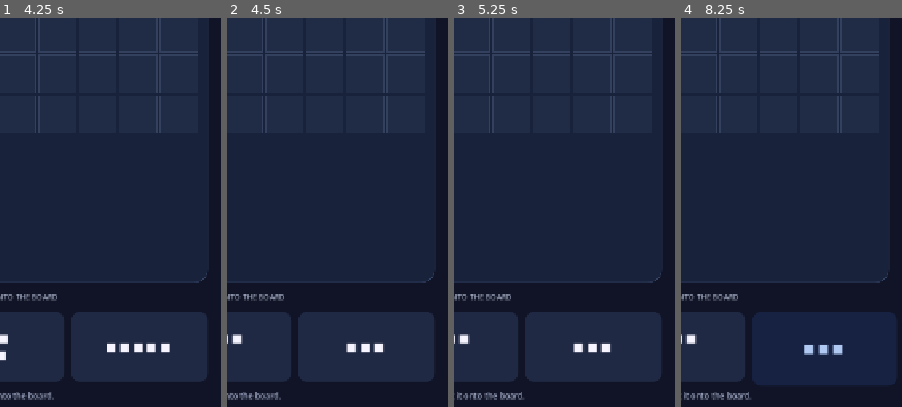
Above: before the commit, frames 1-4 (left to right).
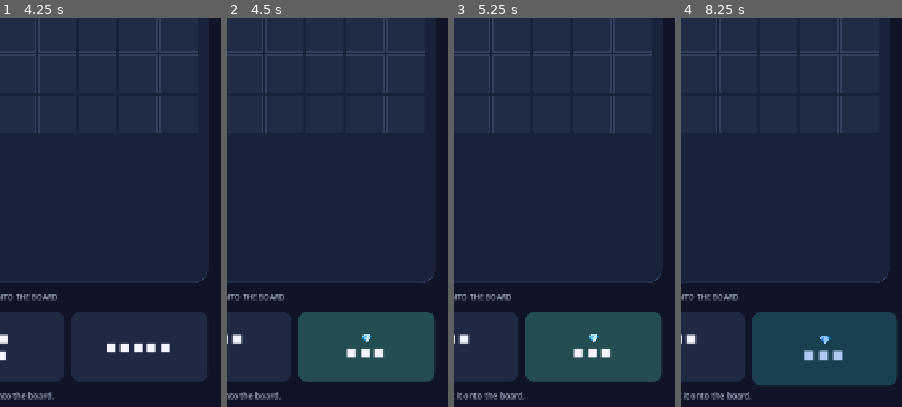
Above: after the commit, the same moments.

Repository: MaheshPawar32/android-game-factory
Game: Godot game, scene res://scenes/home.tscn
Two runs of this game, one before a commit and one after it. Both use one fixed random seed, a clock stepped at 60 frames per second and the inputs below.
Inputs (mouse positions are % of the whole screen's width and height, from its top left):
- Up to frame 1 (4.25 s): click "▶ PLAY" at 0.5 s; click "🏆 CLASSIC Endless high-score …" at 1.25 s; click "⌂" at 2 s; click "▶ PLAY" at 2.75 s; click "🏆 CLASSIC Endless high-score …" at 3.5 s
- Up to frame 2 (4.5 s): click "↻" at 4.25 s
- Up to frame 3 (5.25 s): click "■ ■" at 5 s
- Up to frame 4 (8.25 s): click "■ ■" at 5.75 s; click "■ ■ ■ ■" at 6.5 s; click "■ ■ ■ ■" at 7.25 s; click (82, 92) at 8 s, where only the run before the commit has a clickable "■ ■ ■"
The pictures show only the part of the screen within x 50-100%, y 50-100%; the shares and areas given below are measured in that part.

Frame 1 is identical in both runs. In frame 2, 11% of the frame differs, in the area x 32-94%, y 75-94%; in frame 3, 11%; in frame 4, 12%, in the area x 32-98%, y 75-95%.
Error after the commit: Parse Error: Cannot infer the type of "next_point" variable because the value doesn't have a set type. (res://scripts/engine/special_block_resolver.gd:35)

Commit message:
feat(blockverse): integrate special pieces into classic gameplay

Diff:
--- a/projects/block-puzzle/scripts/main.gd
+++ b/projects/block-puzzle/scripts/main.gd
@@ -3,19 +3,14 @@
 const BoardModel = preload("res://scripts/engine/board_model.gd")
 const PieceGenerator = preload("res://scripts/engine/piece_generator.gd")
 const ScoringRules = preload("res://scripts/engine/scoring_rules.gd")
+const SpecialResolver = preload("res://scripts/engine/special_block_resolver.gd")
 const BoardViewScript = preload("res://scripts/ui/board_view.gd")
-
-const BLOCK_COLORS: Array[Color] = [
-	Color("#20C8D9"), Color("#7657F6"), Color("#FFB547"),
-	Color("#FF658B"), Color("#55D68B"), Color("#62A7FF")
-]
 
 var board: RefCounted
 var generator: RefCounted
 var pieces: Array[Dictionary] = []
 var selected_piece := -1
 var drag_active := false
-var drag_origin := Vector2.ZERO
 var score := 0
 var combo := 0
 var best_score := 0
@@ -33,6 +28,7 @@
 	board = BoardModel.new()
 	generator = PieceGenerator.new()
 	generator.randomize_seed()
+	best_score = int(SaveData.get_value("best_score", 0))
 	_build_ui()
 	_new_game()
 
@@ -74,7 +70,7 @@
 	stats.add_theme_constant_override("separation", 10)
 	layout.add_child(stats)
 	score_label = _stat("SCORE", "0")
-	best_label = _stat("BEST", "0")
+	best_label = _stat("BEST", str(best_score))
 	combo_label = _stat("COMBO", "—")
 	stats.add_child(_stat_card("SCORE", score_label))
 	stats.add_child(_stat_card("BEST", best_label))
@@ -182,7 +178,9 @@
 	tray_buttons.clear()
 	for i in range(pieces.size()):
 		var piece: Dictionary = pieces[i]
-		var button := _button(_piece_text(piece.cells), Color("#202943"))
+		var special_type := str(piece.get("special_type", "normal"))
+		var prefix := _special_icon(special_type)
+		var button := _button(prefix + _piece_text(piece.cells), _special_color(special_type))
 		button.custom_minimum_size = Vector2(1, 112)
 		button.size_flags_horizontal = Control.SIZE_EXPAND_FILL
 		button.add_theme_font_size_override("font_size", 18)
@@ -214,6 +212,22 @@
 			output += "\n"
 	return output
 
+func _special_icon(special_type: String) -> String:
+	match special_type:
+		"bomb": return "💣\n"
+		"rainbow": return "🌈\n"
+		"lightning": return "⚡\n"
+		"treasure": return "💎\n"
+		_: return ""
+
+func _special_color(special_type: String) -> Color:
+	match special_type:
+		"bomb": return Color("#573044")
+		"rainbow": return Color("#3B315F")
+		"lightning": return Color("#51431F")
+		"treasure": return Color("#234D50")
+		_: return Color("#202943")
+
 func _on_piece_tap(index: int) -> void:
 	if game_over or pieces[index].is_empty():
 		return
@@ -226,32 +240,30 @@
 	if game_over or pieces[index].is_empty():
 		return
 	if event is InputEventScreenTouch and event.pressed:
-		_start_drag(index, event.position)
+		_start_drag(index)
 	elif event is InputEventMouseButton and event.button_index == MOUSE_BUTTON_LEFT and event.pressed:
-		_start_drag(index, event.position)
+		_start_drag(index)
 	elif event is InputEventMouseMotion and drag_active:
 		_update_drag_from_screen(event.global_position)
 	elif event is InputEventScreenDrag and drag_active:
 		_update_drag_from_screen(event.position)
 
-func _start_drag(index: int, pointer_position: Vector2) -> void:
+func _start_drag(index: int) -> void:
 	selected_piece = index
 	drag_active = true
-	drag_origin = pointer_position
 	_set_status("Release over the board to place.")
 	for i in range(tray_buttons.size()):
 		tray_buttons[i].scale = Vector2.ONE
 	tray_buttons[index].scale = Vector2(1.06, 1.06)
 
 func _update_drag_from_screen(screen_position: Vector2) -> void:
-	if not drag_active:
+	if not drag_active or selected_piece < 0:
 		return
 	var local := board_view.get_global_transform_with_canvas().affine_inverse() * screen_position
 	if board_view.is_inside_board(local):
 		var cell: Vector2i = board_view.cell_from_position(local)
 		var shape: Array[Vector2i] = pieces[selected_piece].cells
-		var valid: bool = board.can_place(shape, cell)
-		board_view.set_preview(shape, cell, valid)
+		board_view.set_preview(shape, cell, board.can_place(shape, cell))
 	else:
 		board_view.clear_preview()
 
@@ -274,26 +286,41 @@
 	_finish_drag()
 
 func _try_place_selected(origin: Vector2i) -> void:
-	var shape: Array[Vector2i] = pieces[selected_piece].cells
+	var selected: Dictionary = pieces[selected_piece]
+	var shape: Array[Vector2i] = selected.cells
 	if not board.can_place(shape, origin):
 		_set_status("That placement doesn't fit. Try another position.")
 		return
-	var result: Dictionary = board.place(shape, origin, int(pieces[selected_piece].color_id))
+	var result: Dictionary = board.place(shape, origin, int(selected.color_id))
 	score += ScoringRules.placement_points(shape.size())
 	pieces[selected_piece] = {}
 	selected_piece = -1
+
+	var special_type := str(selected.get("special_type", "normal"))
+	var special_result: Dictionary = {"cells": [], "coins": 0, "message": ""}
+	if special_type != "normal":
+		special_result = SpecialResolver.resolve(board, special_type, origin)
+		if int(special_result.coins) > 0:
+			SaveData.add_coins(int(special_result.coins))
+		_set_status(str(special_result.message))
+		if special_type == "bomb" or special_type == "rainbow" or special_type == "lightning":
+			score += int(special_result.cells.size()) * 5
+	else:
+		_set_status("Nice placement. Build your next clear.")
+
 	var cleared: int = int(result.lines_cleared)
 	if cleared > 0:
 		combo += 1
 		score += ScoringRules.line_points(cleared, combo)
 		board_view.flash_lines(result.cleared_rows, result.cleared_columns)
-		_set_status("LINE CLEAR!  %d lines  •  COMBO x%d" % [cleared, combo])
-	else:
+		_set_status("LINE CLEAR! %d lines  •  COMBO x%d" % [cleared, combo])
+	elif special_type == "normal":
 		combo = 0
-		_set_status("Nice placement. Build your next clear.")
+
 	if score > best_score:
 		best_score = score
 		SaveData.set_value("best_score", best_score)
+
 	if _all_pieces_used():
 		pieces = generator.next_tray(3)
 	_refresh_all()
